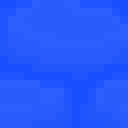
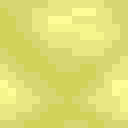
Two versions of the same layered image (128x128). Layer-by-layer changes:
added layer "Pulsate Yellow Coldest" above "Slush Yellow Coldest" over (x1=0, y1=0, x2=128, y2=128)
added layer "Slush Yellow" above "Pulsate Red Coldest" over (x1=0, y1=0, x2=128, y2=128)
